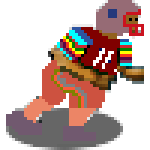
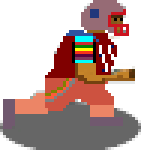
Two versions of the same layered image (150px x 150px). Layer-by-layer changes:
painted on "Background" over [3, 0, 144, 150]
added layer "Layer" (60%) over [0, 102, 141, 150]
